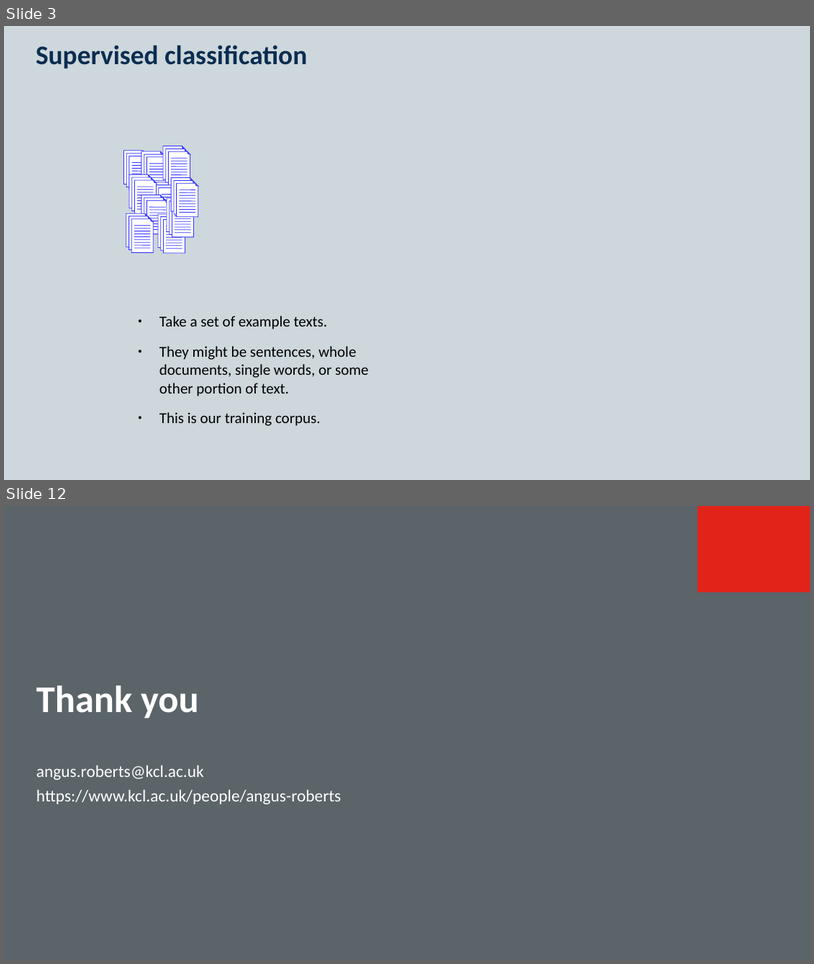
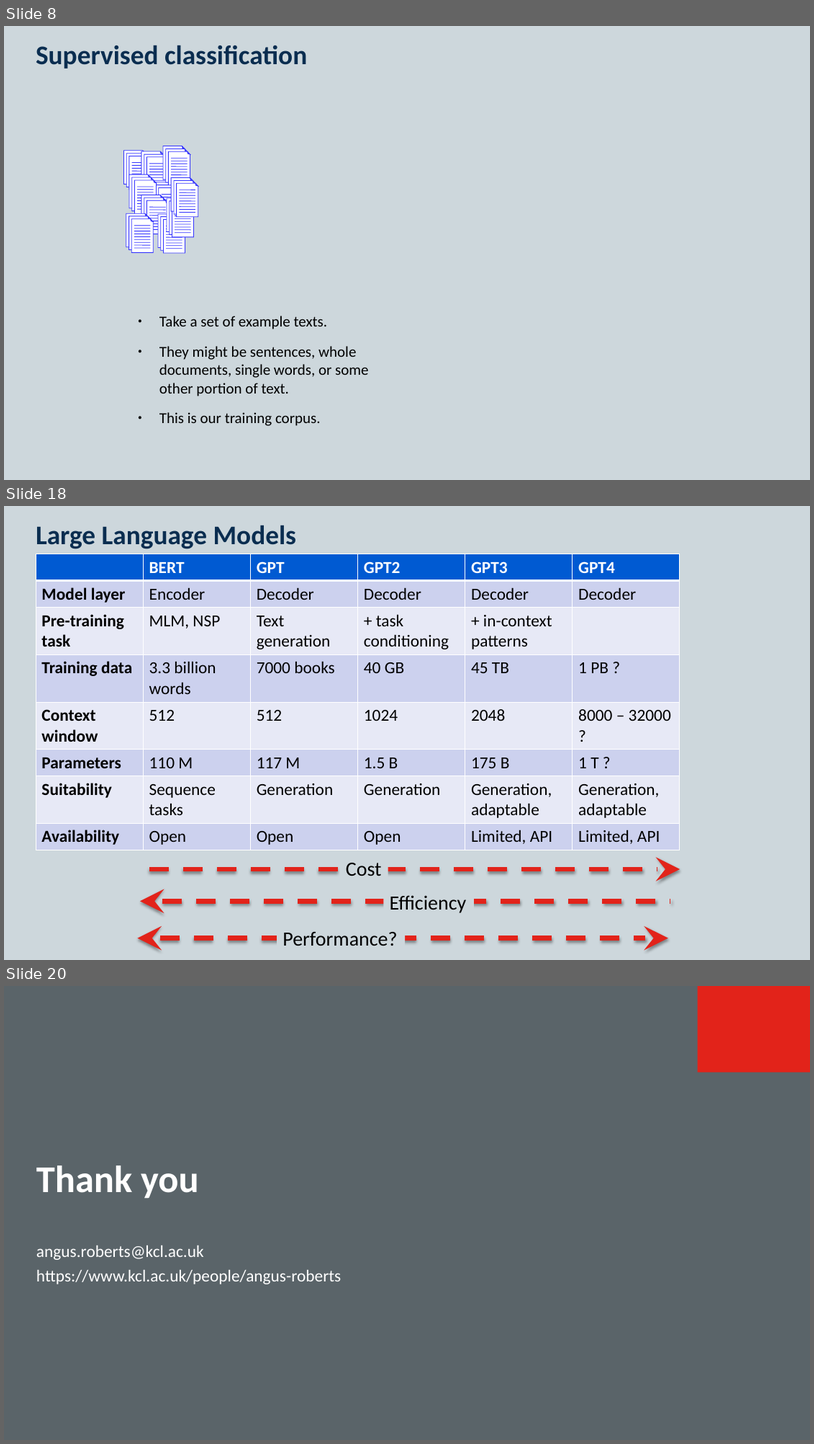
Before and after one commit to KCL-Health-NLP/nlp-half-day-workshop, a slide deck: presentations/classification.pptx. Shown one above the other, each under a label of ours: slides 3 and 12 before the commit, slides 8, 18 and 20 after it; the slides between them are not shown. The pictures are 814x964 and 814x1444 pixels, drawn with LibreOffice and Linux fonts; fonts in the diff are those of the drawing; background and template pictures are left out. Boxes give left, top, right and bottom in pixels: in the first picture for what was removed or moved away, otherwise in the second. Text is boxed around its words. In the diff, an @@ line names an element or a change of style, - is before the commit and + after.

```diff
--- a/presentations/classification.pptx
+++ b/presentations/classification.pptx
@@ slide 18 added at bbox=[4, 506, 810, 960], background #CDD7DC; not listed: 2 template elements that a slide beside it also shows @@
@@ title added at bbox=[36, 525, 297, 549], 32 pt, text #0A2D50, bold @@
+Large Language Models
@@ table added at bbox=[36, 554, 682, 847], 8 rows, 6 columns @@
+ | BERT | GPT | GPT2 | GPT3 | GPT4
+Model layer | Encoder | Decoder | Decoder | Decoder | Decoder
+Pre-training task | MLM, NSP | Text generation | + task conditioning | + in-context patterns | 
+Training data | 3.3 billion words | 7000 books | 40 GB | 45 TB | 1 PB ?
+Context window | 512 | 512 | 1024 | 2048 | 8000 – 32000 ?
+Parameters | 110 M | 117 M | 1.5 B | 175 B | 1 T ?
+Suitability | Sequence tasks | Generation | Generation | Generation, adaptable | Generation, adaptable
+Availability | Open | Open | Open | Limited, API | Limited, API
@@ arrow added from (149, 869) to (680, 869), #E2231A 5.75 pt dashed @@
@@ rectangle added at bbox=[340, 852, 388, 883], fill #CDD7DC, 24 pt, text #000000 @@
+Cost
@@ arrow added from (671, 901) to (140, 901), #E2231A 5.75 pt dashed @@
@@ text added at bbox=[390, 895, 467, 913], 24 pt, text #000000 @@
+Efficiency
@@ text added at bbox=[283, 932, 397, 945], 24 pt, text #000000 @@
+Performance?
@@ double arrow added from (138, 938) to (669, 938), #E2231A 5.75 pt dashed @@
@@ what was slide 3 is now slide 8 @@
@@ what was slide 12 is now slide 20 @@
```
Also in this commit, not shown: 1 slide changed, 7 other slides added, 3 other files.
